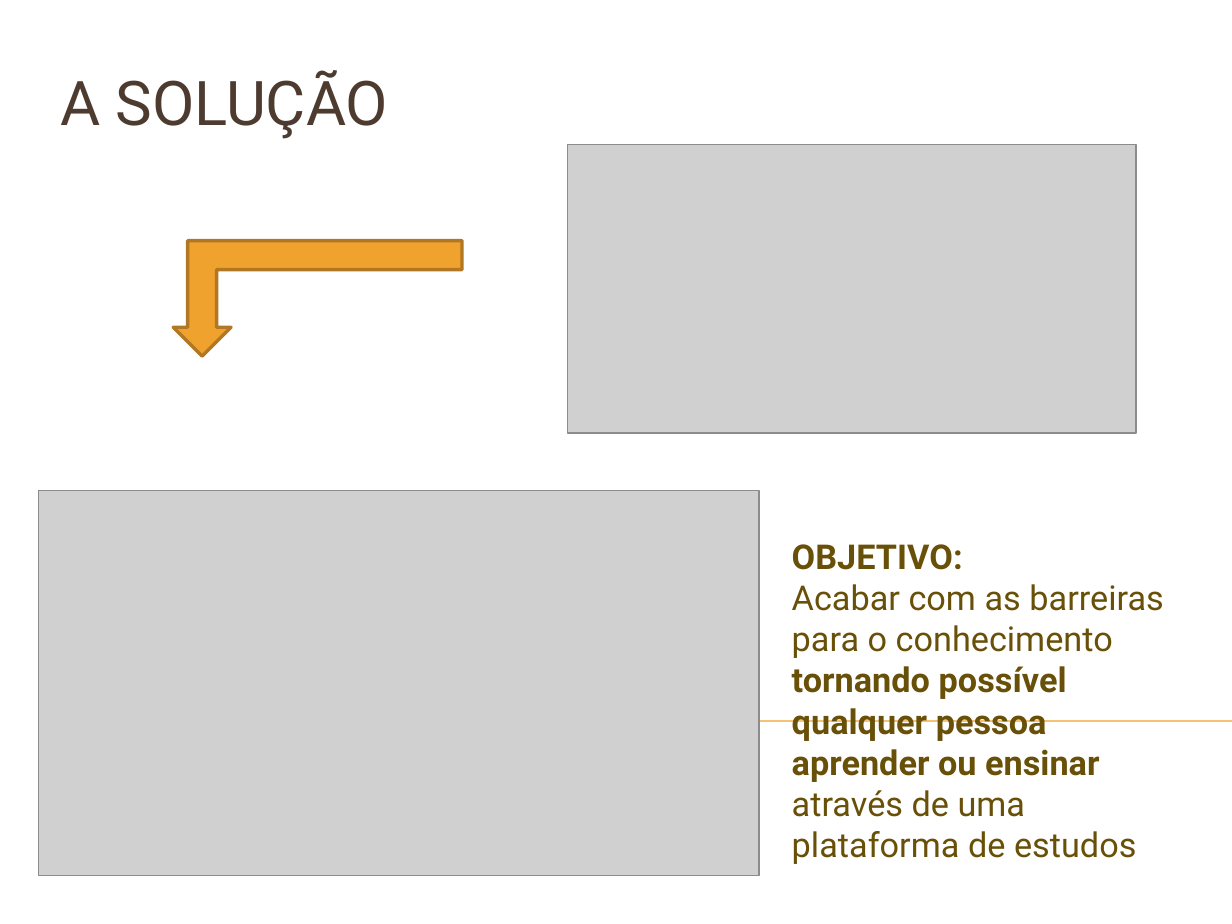
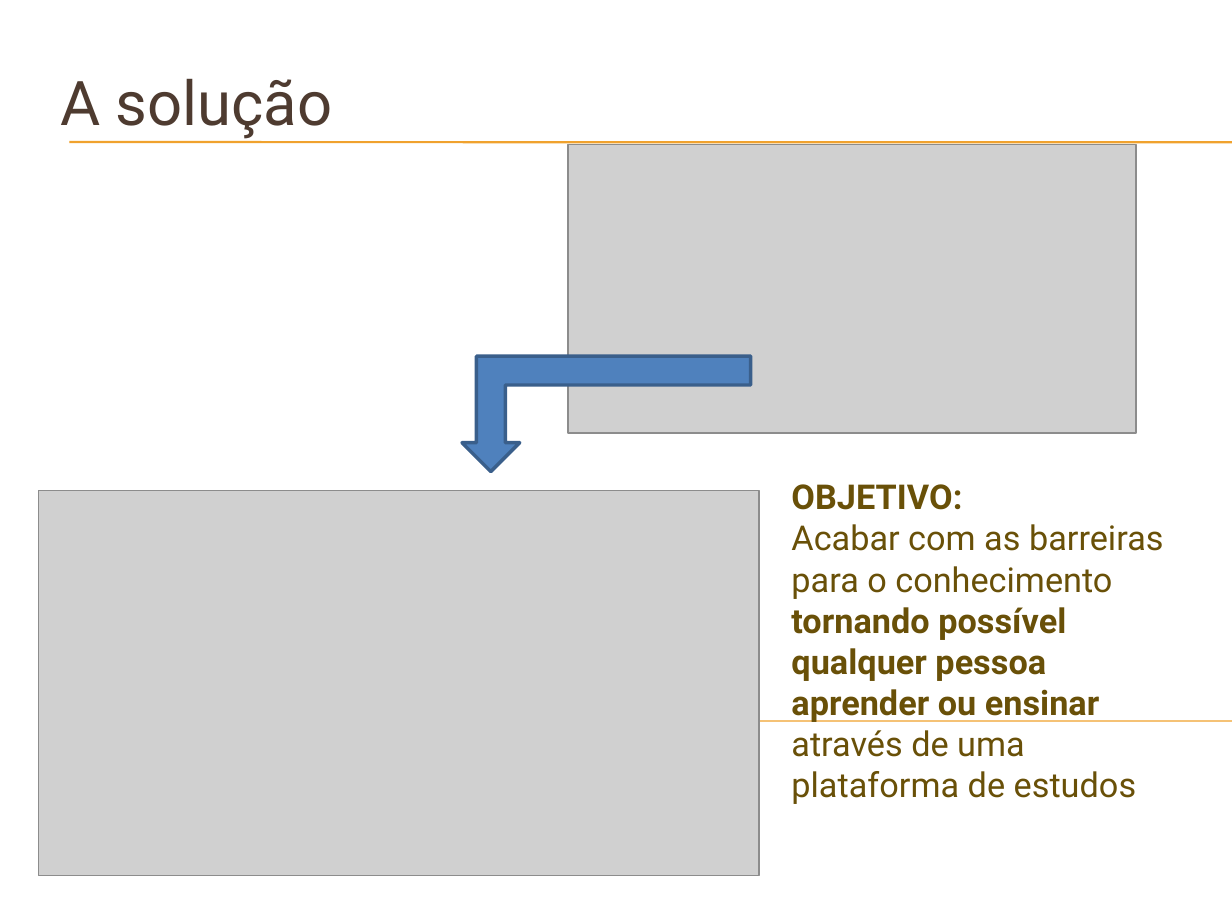
Before and after one commit to daniloaleixo/projeto_engsoft_labbd, a slide deck: slide 5 of Documentação/Apresentação.pptx. Drawn at 1232x924 pixels with LibreOffice and Linux fonts; fonts in the diff are those of the drawing; grey boxes stand for pictures; background and template pictures are left out. Boxes give left, top, right and bottom in pixels: in the first picture for what was removed or moved away, otherwise in the second. Text is boxed around its words. In the diff, an @@ line names an element or a change of style, - is before the commit and + after.

```diff
--- a/Documentação/Apresentação.pptx
+++ b/Documentação/Apresentação.pptx
@@ text at [60, 78, 333, 139]: text changed @@
-A SOLUÇÃO
+A solução
@@ line added from (69, 142) to (1232, 142), #F0A22E 0.74 pt @@
@@ line added from (69, 143) to (1232, 143), #F0A22E 0.74 pt @@
@@ bent up arrow removed at [174, 240, 462, 356] @@
@@ bent up arrow added at [462, 356, 750, 472], fill #4F81BD, outline #3A5F8C 2 pt @@
@@ text "OBJETIVO:": place and size @@
-text "OBJETIVO:" at [792, 544, 1163, 864]
+text "OBJETIVO:" at [791, 484, 1163, 804]
@@ line (69, 721) - (1232, 721): stroke #F0A22E 0.75 pt to #F0A22E 0.74 pt @@
```
Also in this commit, not shown: 9 other slides changed, 5 other files.
